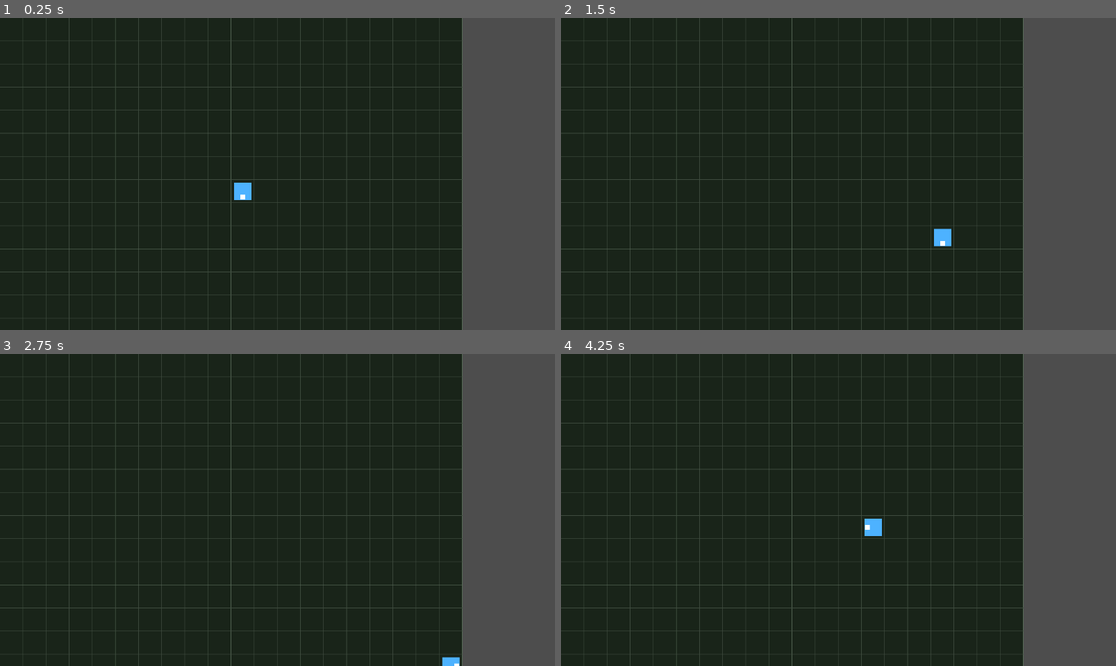
Above: before the commit, frames 1-4 (two rows, left to right).
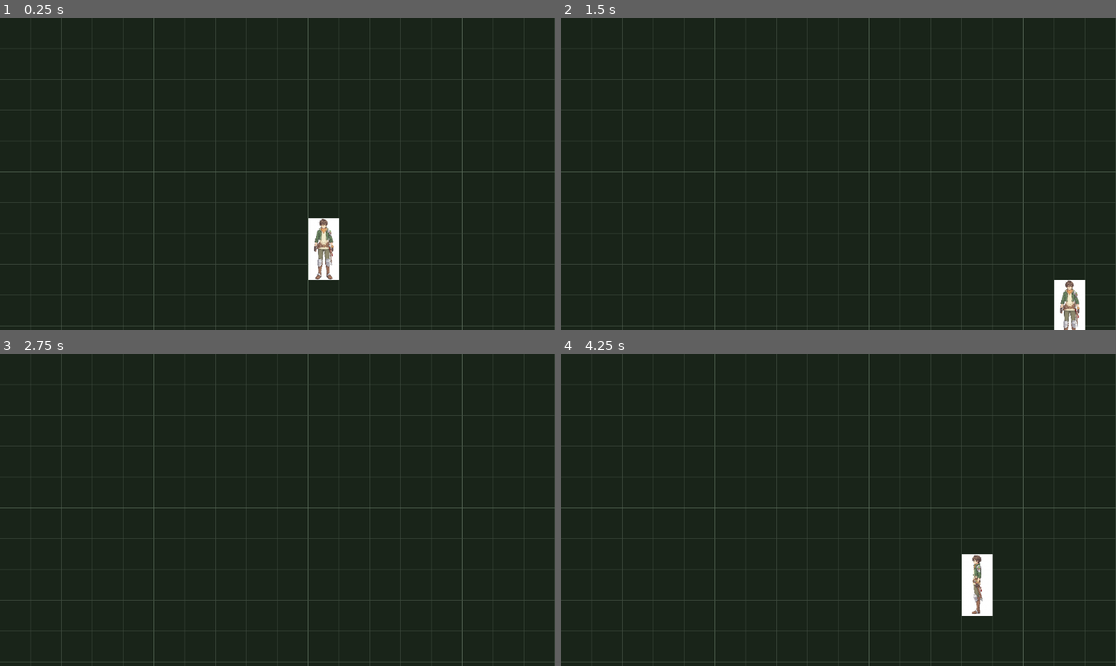
Above: after the commit, the same moments.

Repository: komuro72/trpg
Game: Godot game, scene res://scenes/game_map.tscn
Two runs of this game, one before a commit and one after it. Both use one fixed random seed, a clock stepped at 60 frames per second and the inputs below.
Inputs:
- Up to frame 1 (0.25 s): no input
- Up to frame 2 (1.5 s): tap Enter at 0.5 s; hold Right (ui_right) 0.53-1.28 s; hold Down (ui_down) from 1.28 s (still down)
- Up to frame 3 (2.75 s): release Down (ui_down) at 2.03 s; hold Right (ui_right) from 2.03 s (still down)
- Up to frame 4 (4.25 s): tap Space at 2.75 s; release Right (ui_right) at 2.78 s; hold Up (ui_up) 2.78-3.53 s; hold Left (ui_left) from 3.53 s (still down)

The runs differ from the first frame. In frame 1, 21% of the frame differs, in the area x 0-100%, y 0-100%; in frame 2, 20%; in frame 3, 20%; in frame 4, 21%.

Commit message:
feat: Phase 1-2 グラフィック表示（スプライト・4方向切替）
- GlobalConstants.gd を Autoload に追加（GRID_SIZE=64）
- CharacterData.gd: 4方向画像パスを一元管理するリソースクラス
- Character.gd: Sprite2D による4方向切替、素材なし時はプレースホルダー表示
  - Direction enum を {FRONT, BACK, LEFT, RIGHT} に変更
  - CELL_SIZE → GlobalConstants.GRID_SIZE に統一
- game_map.gd: GlobalConstants.GRID_SIZE 参照に変更
- assets/characters/: ヒーロー素材4方向 + ソース画像を追加

Co-Authored-By: Claude Sonnet 4.6 <noreply@anthropic.com>

Diff:
--- a/project.godot
+++ b/project.godot
@@ -15,6 +15,10 @@
 config/icon="res://icon.svg"
 run/main_scene="res://scenes/game_map.tscn"
 
+[autoload]
+
+GlobalConstants="*res://scripts/global_constants.gd"
+
 [physics]
 
 3d/physics_engine="Jolt Physics"
--- a/scripts/character.gd
+++ b/scripts/character.gd
@@ -2,59 +2,99 @@
 extends Node2D
 
 ## キャラクター基底クラス
-## Phase 1: 仮の四角形で表示。後でスプライトに差し替え予定。
+## Phase 1-2: Sprite2D による4方向画像切替。素材がない場合はプレースホルダー表示。
 
-const CELL_SIZE: int = 48
+## 向き定義（ドラクエ風：FRONT=手前, BACK=奥, LEFT=左, RIGHT=右）
+enum Direction { FRONT, BACK, LEFT, RIGHT }
 
 var grid_pos: Vector2i = Vector2i(0, 0)
-var char_color: Color = Color.CYAN
+var facing: Direction = Direction.FRONT
+var character_data: CharacterData = null
 
-# 向き定義（将来のスプライト方向に対応）
-enum Direction { DOWN, UP, LEFT, RIGHT }
-var facing: Direction = Direction.DOWN
+## プレースホルダー色（素材がない場合に使用）
+var placeholder_color: Color = Color(0.3, 0.7, 1.0)
+
+var _sprite: Sprite2D
+var _has_texture: bool = false
 
 
 func _ready() -> void:
+	_setup_sprite()
 	sync_position()
 
 
+func _setup_sprite() -> void:
+	_sprite = Sprite2D.new()
+	_sprite.centered = true
+
+	# 表示スケール: GRID_SIZE / ソース横幅 → 縦方向も同率でGRID_SIZE*2になる
+	var scale_factor := float(GlobalConstants.GRID_SIZE) / float(GlobalConstants.SPRITE_SOURCE_WIDTH)
+	_sprite.scale = Vector2(scale_factor, scale_factor)
+
+	add_child(_sprite)
+	_apply_direction_texture()
+
+
+## 現在の向きに対応するテクスチャを Sprite2D に設定する
+func _apply_direction_texture() -> void:
+	if character_data == null:
+		_has_texture = false
+		_sprite.visible = false
+		queue_redraw()
+		return
+
+	var path := character_data.get_sprite_path(facing)
+	if ResourceLoader.exists(path):
+		_sprite.texture = load(path)
+		_sprite.visible = true
+		_has_texture = true
+	else:
+		_sprite.texture = null
+		_sprite.visible = false
+		_has_texture = false
+
+	queue_redraw()
+
+
+## 素材がない場合のプレースホルダー描画
 func _draw() -> void:
-	var half := CELL_SIZE * 0.5
+	if _has_texture:
+		return
+
+	var gs := GlobalConstants.GRID_SIZE
+	var half := gs * 0.5
 	var margin := 6
 
 	# キャラクター本体（四角形）
 	draw_rect(
-		Rect2(-half + margin, -half + margin, CELL_SIZE - margin * 2, CELL_SIZE - margin * 2),
-		char_color
+		Rect2(-half + margin, -half + margin, gs - margin * 2, gs - margin * 2),
+		placeholder_color
 	)
 
 	# 向きインジケーター（白い小矩形）
-	var indicator_offset := _get_indicator_offset()
-	draw_rect(Rect2(indicator_offset.x - 5, indicator_offset.y - 5, 10, 10), Color.WHITE)
+	var offset := _get_indicator_offset()
+	draw_rect(Rect2(offset.x - 5, offset.y - 5, 10, 10), Color.WHITE)
 
 
 func _get_indicator_offset() -> Vector2:
 	match facing:
-		Direction.DOWN:
-			return Vector2(0, 12)
-		Direction.UP:
-			return Vector2(0, -12)
-		Direction.LEFT:
-			return Vector2(-12, 0)
-		Direction.RIGHT:
-			return Vector2(12, 0)
+		Direction.FRONT: return Vector2(0, 12)
+		Direction.BACK:  return Vector2(0, -12)
+		Direction.LEFT:  return Vector2(-12, 0)
+		Direction.RIGHT: return Vector2(12, 0)
 	return Vector2.ZERO
 
 
-## グリッド座標を実座標に同期する
+## グリッド座標をワールド座標に同期する
 func sync_position() -> void:
+	var gs := GlobalConstants.GRID_SIZE
 	position = Vector2(
-		grid_pos.x * CELL_SIZE + CELL_SIZE * 0.5,
-		grid_pos.y * CELL_SIZE + CELL_SIZE * 0.5
+		grid_pos.x * gs + gs * 0.5,
+		grid_pos.y * gs + gs * 0.5
 	)
 
 
-## グリッド移動（方向を向きにも反映）
+## グリッド移動（向きを更新してテクスチャを切り替える）
 func move_to(new_grid_pos: Vector2i) -> void:
 	var delta := new_grid_pos - grid_pos
 	if delta.x > 0:
@@ -62,10 +102,10 @@
 	elif delta.x < 0:
 		facing = Direction.LEFT
 	elif delta.y > 0:
-		facing = Direction.DOWN
+		facing = Direction.FRONT
 	elif delta.y < 0:
-		facing = Direction.UP
+		facing = Direction.BACK
 
 	grid_pos = new_grid_pos
 	sync_position()
-	queue_redraw()
+	_apply_direction_texture()
--- /dev/null
+++ b/scripts/character_data.gd
@@ -0,0 +1,32 @@
+class_name CharacterData
+extends Resource
+
+## キャラクター画像パス一元管理リソース
+## 素材差し替え時はここのパスを変えるだけでよい
+
+@export var character_id: String = ""
+@export var sprite_front: String = ""
+@export var sprite_back: String = ""
+@export var sprite_left: String = ""
+@export var sprite_right: String = ""
+
+
+## ヒーロー用データを生成する
+static func create_hero() -> CharacterData:
+	var data := CharacterData.new()
+	data.character_id = "hero"
+	data.sprite_front = "res://assets/characters/hero_front.png"
+	data.sprite_back  = "res://assets/characters/hero_back.png"
+	data.sprite_left  = "res://assets/characters/hero_left.png"
+	data.sprite_right = "res://assets/characters/hero_right.png"
+	return data
+
+
+## 指定した向きの画像パスを返す
+func get_sprite_path(direction: int) -> String:
+	match direction:
+		0: return sprite_front  # Direction.FRONT
+		1: return sprite_back   # Direction.BACK
+		2: return sprite_left   # Direction.LEFT
+		3: return sprite_right  # Direction.RIGHT
+	return sprite_front
--- a/scripts/game_map.gd
+++ b/scripts/game_map.gd
@@ -1,9 +1,8 @@
 extends Node2D
 
-## グリッドマップ（Phase 1）
+## グリッドマップ
 ## グリッド描画 + キャラクター生成 + プレイヤー入力制御
 
-const CELL_SIZE: int = 48
 const MAP_WIDTH: int = 20
 const MAP_HEIGHT: int = 15
 
@@ -24,7 +23,8 @@
 func _setup_hero() -> void:
 	hero = Character.new()
 	hero.grid_pos = Vector2i(MAP_WIDTH / 2, MAP_HEIGHT / 2)
-	hero.char_color = Color(0.3, 0.7, 1.0)  # 水色
+	hero.placeholder_color = Color(0.3, 0.7, 1.0)  # 水色（素材がない場合）
+	hero.character_data = CharacterData.create_hero()
 	hero.name = "Hero"
 	add_child(hero)
 	hero.sync_position()
@@ -42,8 +42,9 @@
 
 
 func _draw() -> void:
-	var total_w := MAP_WIDTH * CELL_SIZE
-	var total_h := MAP_HEIGHT * CELL_SIZE
+	var gs := GlobalConstants.GRID_SIZE
+	var total_w := MAP_WIDTH * gs
+	var total_h := MAP_HEIGHT * gs
 
 	# 背景
 	draw_rect(Rect2(0, 0, total_w, total_h), COLOR_BG)
@@ -51,8 +52,8 @@
 	# グリッド線
 	for x in range(MAP_WIDTH + 1):
 		var color := COLOR_GRID_ACCENT if x % 5 == 0 else COLOR_GRID
-		draw_line(Vector2(x * CELL_SIZE, 0), Vector2(x * CELL_SIZE, total_h), color)
+		draw_line(Vector2(x * gs, 0), Vector2(x * gs, total_h), color)
 
 	for y in range(MAP_HEIGHT + 1):
 		var color := COLOR_GRID_ACCENT if y % 5 == 0 else COLOR_GRID
-		draw_line(Vector2(0, y * CELL_SIZE), Vector2(total_w, y * CELL_SIZE), color)
+		draw_line(Vector2(0, y * gs), Vector2(total_w, y * gs), color)
--- /dev/null
+++ b/scripts/global_constants.gd
@@ -0,0 +1,11 @@
+## グローバル定数（Autoload: GlobalConstants）
+## グリッドサイズ・スプライト解像度など、プロジェクト全体で共有する定数を管理する
+
+extends Node
+
+## グリッド1マスのピクセルサイズ
+const GRID_SIZE: int = 64
+
+## スプライト素材のソース解像度（差し替え時もここを変えるだけでスケールが追従する）
+const SPRITE_SOURCE_WIDTH: int = 512
+const SPRITE_SOURCE_HEIGHT: int = 1024
Binary file added: assets/characters/hero_back.png
Binary file added: assets/characters/hero_front.png
Binary file added: assets/characters/hero_left.png
Binary file added: assets/characters/hero_right.png
Binary file added: assets/characters/src/four_views.png
Binary file added: assets/characters/src/hero_back.png
Binary file added: assets/characters/src/hero_front.png
Binary file added: assets/characters/src/hero_left.png
Binary file added: assets/characters/src/hero_right.png
Not shown, added: scripts/character_data.gd.uid
Not shown, added: scripts/global_constants.gd.uid
Not shown, changed: .gitignore
(and 3 more such lines)
